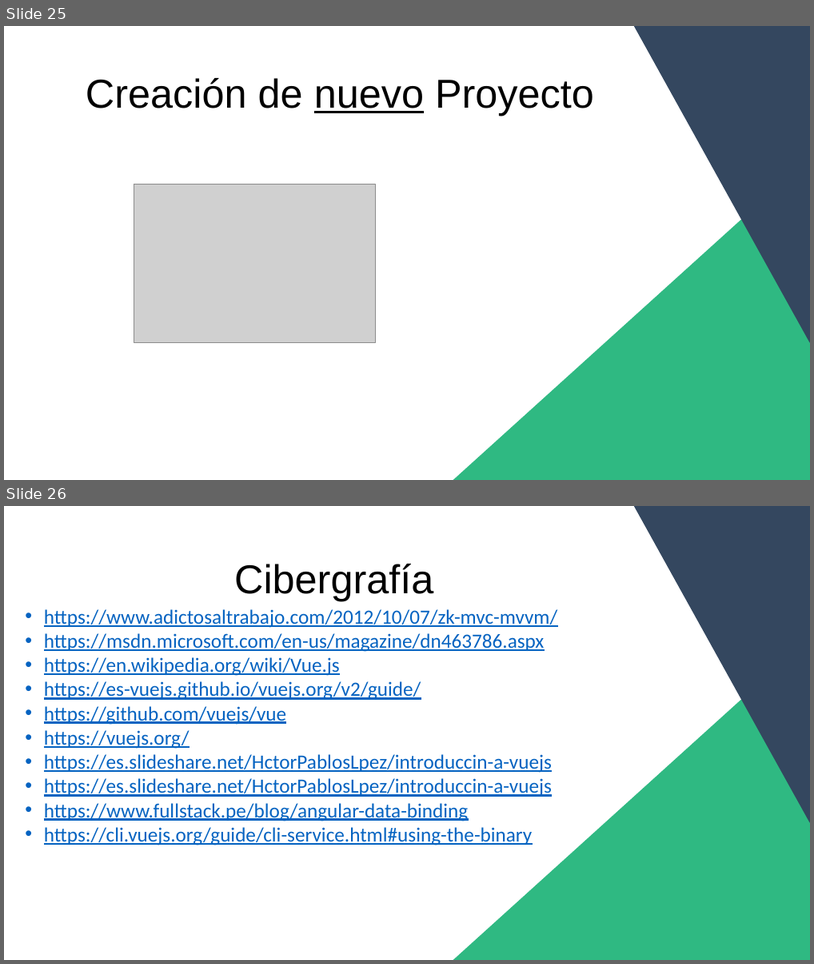
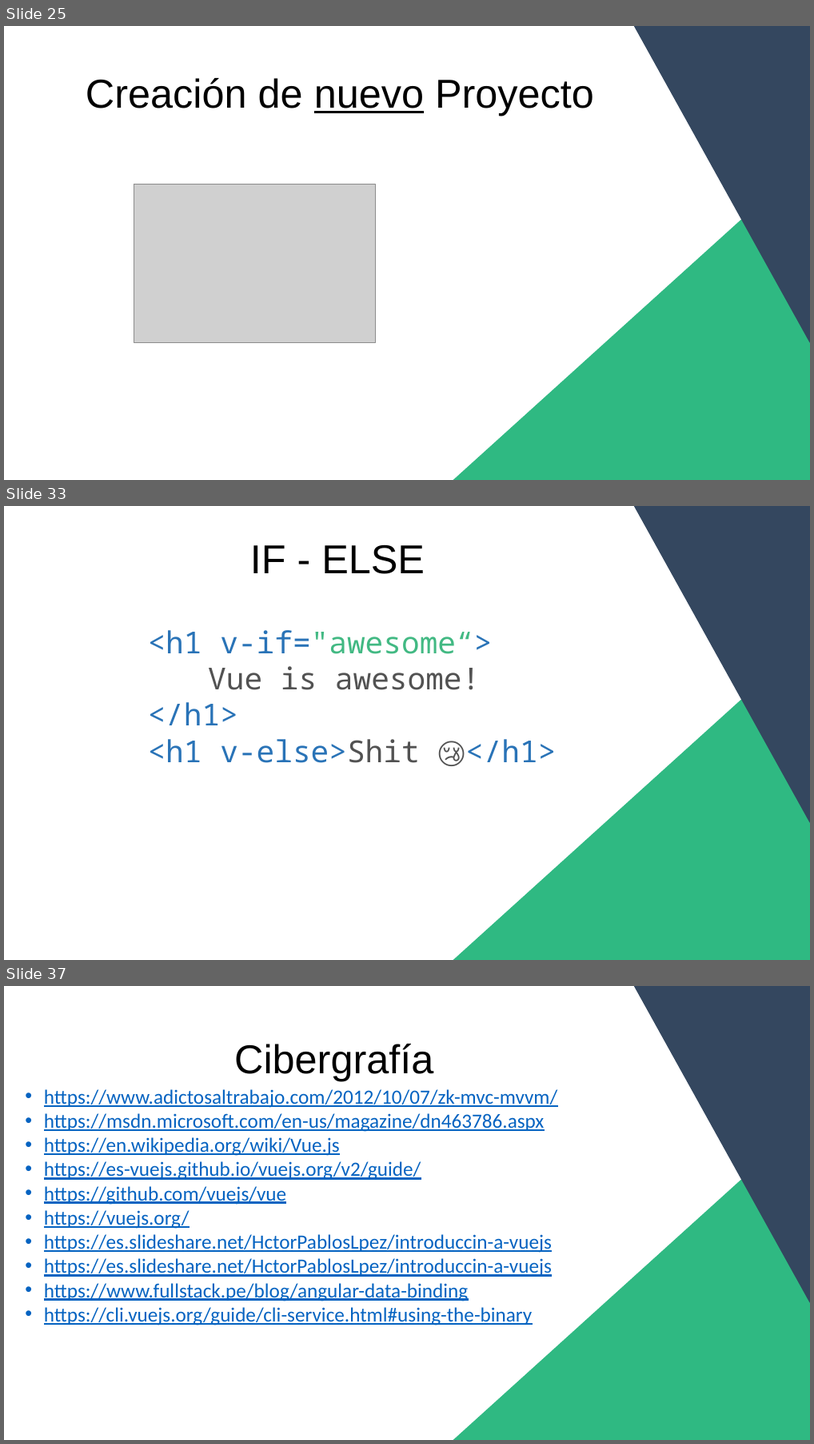
Before and after one commit to jairGomezRod/CursoVueITCancun, a slide deck: PresentaciónVue.pptx. Shown one above the other, each under a label of ours: slides 25 and 26 before the commit, slides 25, 33 and 37 after it; the slides between them are not shown. The pictures are 814x964 and 814x1444 pixels, drawn with LibreOffice and Linux fonts; fonts in the diff are those of the drawing; grey boxes stand for pictures. Boxes give left, top, right and bottom in pixels: in the first picture for what was removed or moved away, otherwise in the second. Text is boxed around its words. In the diff, an @@ line names an element or a change of style, - is before the commit and + after.

```diff
--- a/PresentaciónVue.pptx
+++ b/PresentaciónVue.pptx
@@ slide 33 added at [4, 506, 810, 960], background #FFFFFF @@
@@ triangle added at [635, 506, 810, 822], fill #34475F, outline #34475F 1 pt @@
@@ text added at [250, 545, 425, 574], 48 pt, text #000000 @@
+IF - ELSE
@@ text added at [148, 630, 556, 766], 36 pt, text #2973B7 @@
+<h1 v-if="awesome“>
+Vue is awesome!
+</h1>
+<h1 v-else>Shit 😢</h1>
@@ triangle added at [454, 638, 810, 960], fill #2FB982, outline #2FB982 1 pt @@
@@ what was slide 26 is now slide 37 @@
```
Also in this commit, not shown: 10 other slides added, 1 other file.
